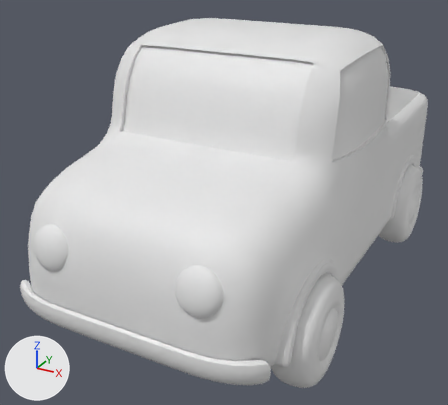
The FBX model Assets/Meshes/pickup.fbx as it was, and as the next commit left it.
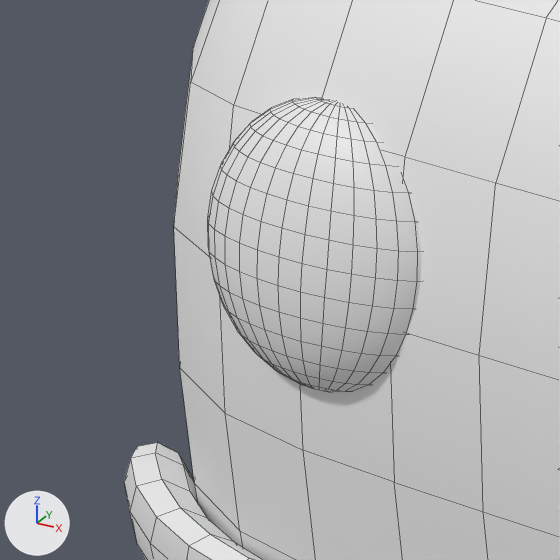
The first picture shows the older version from a 50 mm camera at (5.12, -9.46, 4.85) aimed at (-0.41, 0.58, -0.17). The close-ups show both versions on the part from 0% to 20% of the width and 51% to 74% of the height of that picture. The axes (+X, +Y, +Z) are drawn at lower left. The lights are the same throughout. The close-ups show mesh edges as thin lines. Where no turn or scale is listed for an object, it has been applied to the vertices.

Names of what the first close-up shows: 'Car Destructive', 'Car Destructive Bumper', 'Headlights'.
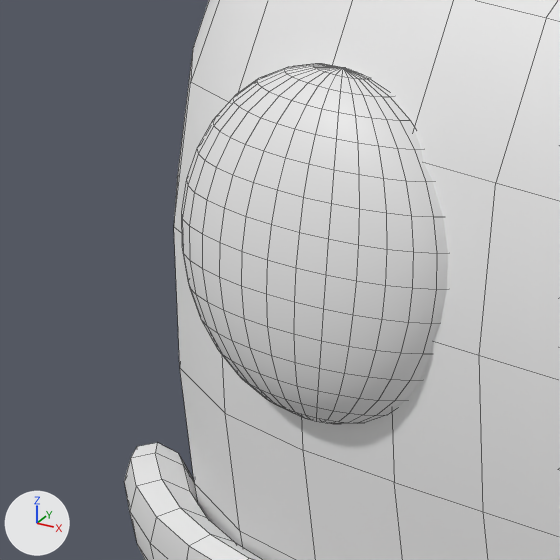
Edits to the scene script, one JSON object a line:
```json
{"block": "me_sphere_002", "where": "me_sphere_002.from_pydata(...)  # 964 vertices, 1024 faces; spans x -8.03..1.0, y -1.0..1.0, z -1.0..1.0"}
{"block": "me_sphere_002", "where": "# used by ob_headlights; location = (1.317, -3.251, 0.346); rotation_euler = (-0.255, 0.0, 0.0), in degrees (-15, 0, 0); scale = (0.375, 0.178, 0.375)"}
{"block": "me_sphere_002", "change": "me_sphere_002 part 1: the loose piece of 482 vertices spanning x -8.03..-6.03, y -1.0..1.0, z -1.0..1.0 is moved by (1.24, 0.0, 0.0)"}
{"op": "set", "path": "ob_headlights.scale", "old": "(0.375, 0.178, 0.375)", "new": "(0.455, 0.216, 0.455)"}
```

Changed parts and their boxes [x1, y1, x2, y2] in the close-ups (560 x 560 px):
```json
{"object": "Headlights", "change": "reshaped, rescaled", "before": [207, 98, 422, 392], "after": [181, 64, 448, 424]}
```
